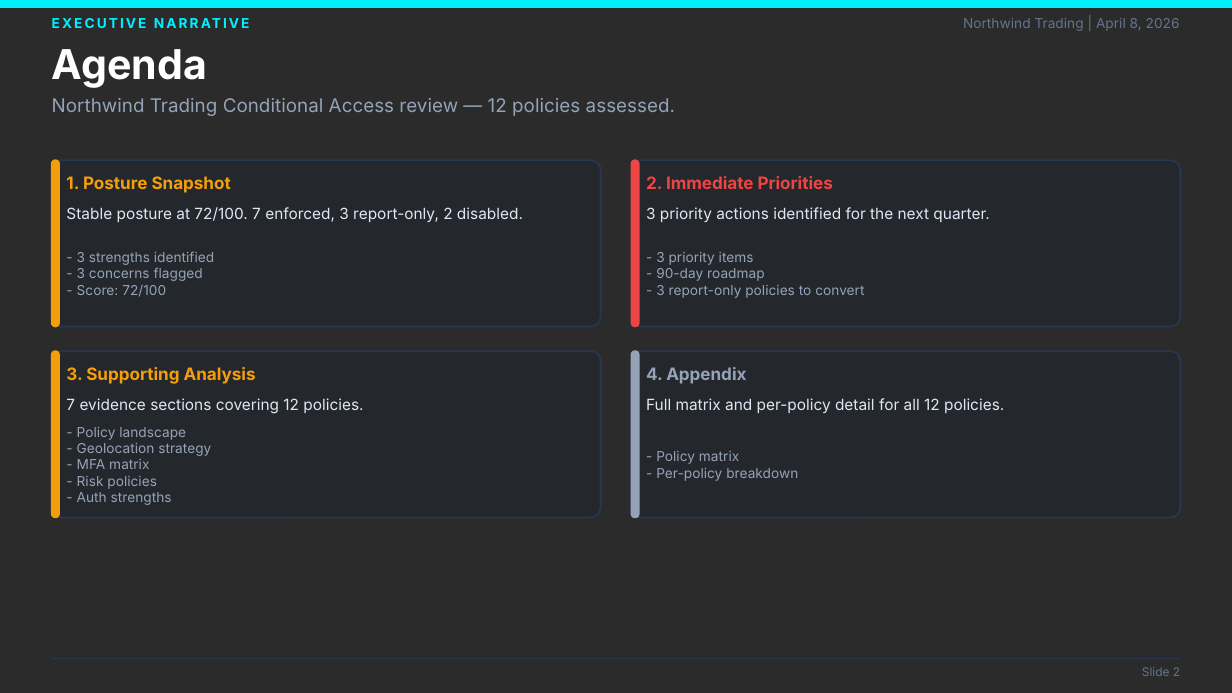
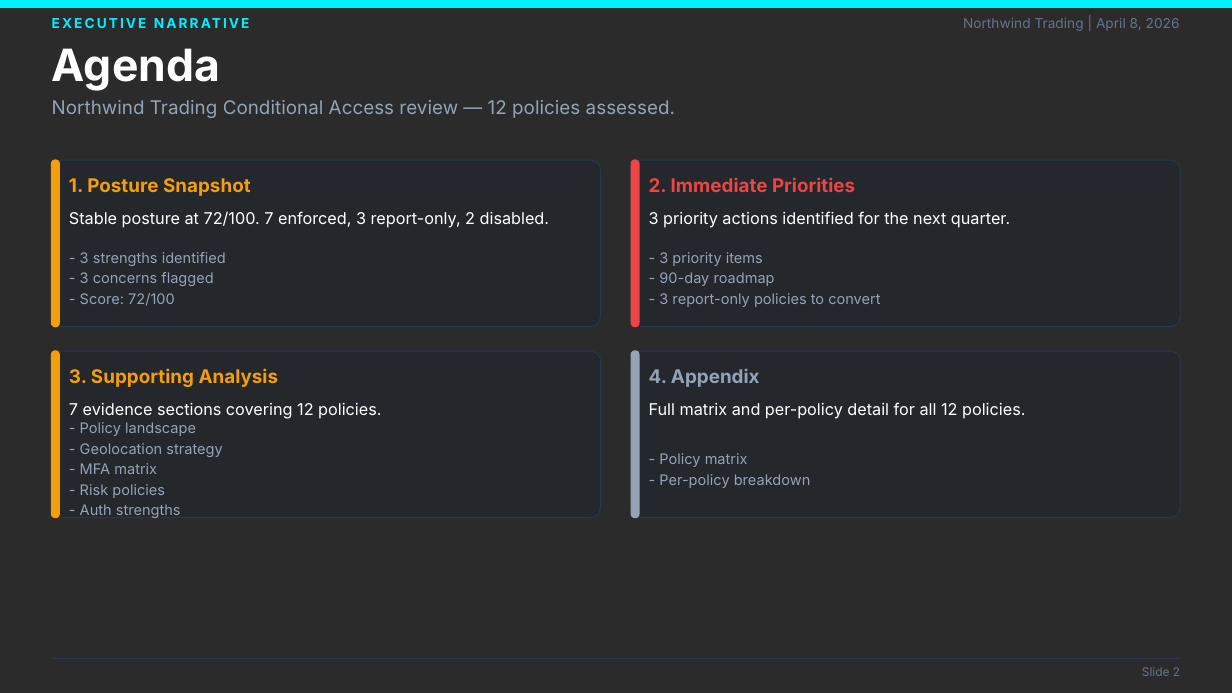
Before and after one commit to laroy-sh/ca-presentation, a slide deck: slide 2 of examples/sample/CA_Security_Posture_Report.sample.pptx. Drawn at 1232x693 pixels with LibreOffice and Linux fonts; fonts in the diff are those of the drawing; background and template pictures are left out; a plain dark background stands for a picture behind light text. Boxes give left, top, right and bottom in pixels: in the first picture for what was removed or moved away, otherwise in the second. Text is boxed around its words. In the diff, an @@ line names an element or a change of style, - is before the commit and + after.

Commit message:
style: redesign scorecard slide and polish presentation templates

```diff
--- a/examples/sample/CA_Security_Posture_Report.sample.pptx
+++ b/examples/sample/CA_Security_Posture_Report.sample.pptx
@@ text "Agenda" at [52,48,220,91]: size 24 to 26 pt @@
@@ size 10 to 11 pt in 4 elements at [69,368,279,387], [69,178,251,196], [649,369,760,387], [649,177,855,192] @@
@@ outline #293753 1 pt to #293753 0.5 pt in 4 elements at [52,160,601,326], [631,160,1180,326], [52,351,601,517], [631,351,1180,517] @@
@@ size 9 to 9.5 pt, text colour #DFE6F5 to #FFFFFF in 4 elements at [69,211,549,228], [69,403,381,419], [649,211,1010,228], [649,402,1025,419] @@
@@ size 8 to 8.5 pt; line spacing 1 to 12pt in 4 elements at [80,252,226,306], [80,422,222,518], [659,252,880,307], [659,453,811,488] @@
```
Also in this commit, not shown: 26 other slides changed, 29 other files.
